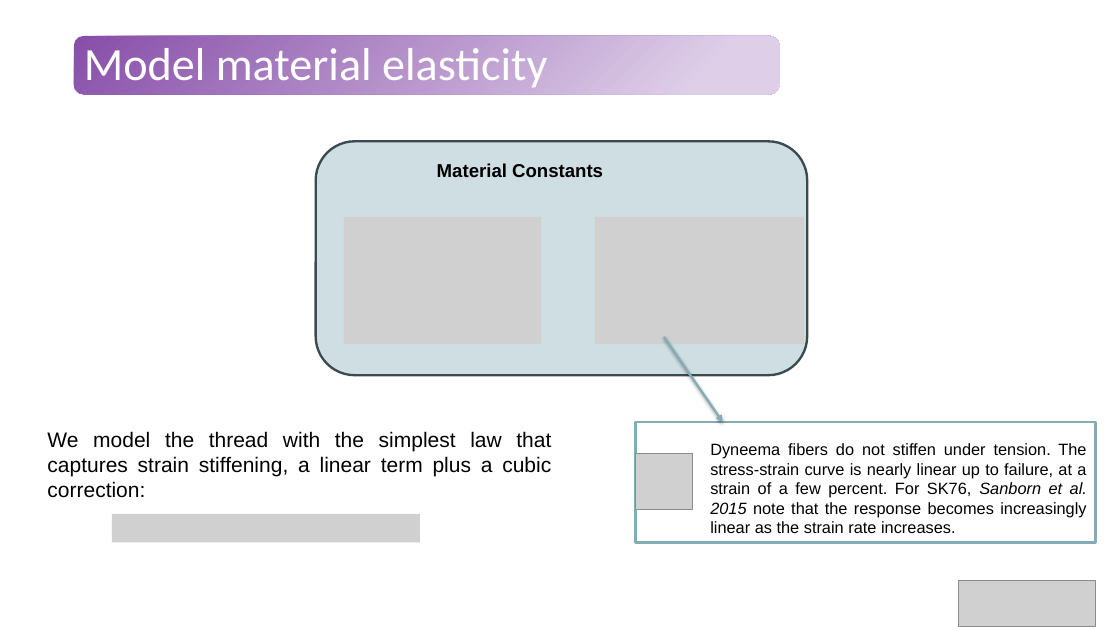
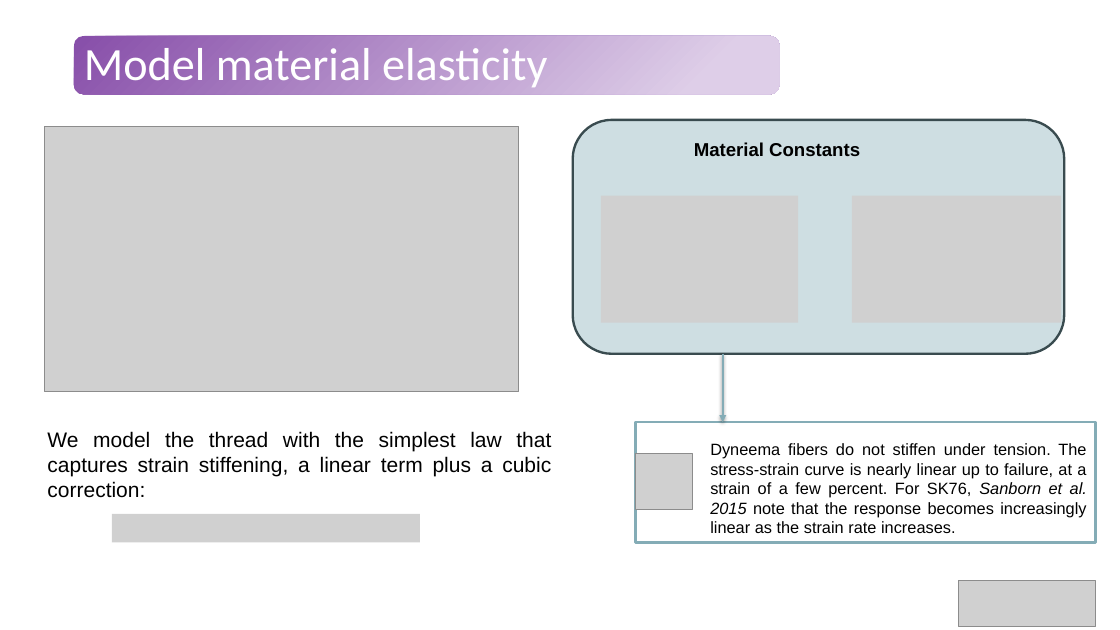
Before and after one commit to Tavi681/PoliPhysics, a slide deck: slide 9 of Tema 2/paper/Tema2.pptx. Drawn at 1120x630 pixels with LibreOffice and Linux fonts; fonts in the diff are those of the drawing; grey boxes stand for pictures. Boxes give left, top, right and bottom in pixels: in the first picture for what was removed or moved away, otherwise in the second. Text is boxed around its words. In the diff, an @@ line names an element or a change of style, - is before the commit and + after.

```diff
--- a/Tema 2/paper/Tema2.pptx
+++ b/Tema 2/paper/Tema2.pptx
@@ picture added at [44, 127, 518, 392] @@
@@ rounded rectangle: place and size @@
-rounded rectangle at [316, 141, 807, 375]
+rounded rectangle at [573, 120, 1065, 354]
@@ text "Material Constants": place and size @@
-text "Material Constants" at [437, 163, 603, 177]
+text "Material Constants" at [694, 142, 860, 156]
@@ picture: place and size @@
-picture at [595, 217, 804, 344]
+picture at [601, 196, 798, 323]
@@ picture added at [852, 196, 1061, 323] @@
@@ picture removed at [344, 217, 541, 344] @@
@@ arrow moved from (664, 337) - (723, 423) to (723, 354) - (723, 423) @@
```
Also in this commit, not shown: 3 other slides changed, 6 slides added, 1 slide removed.
